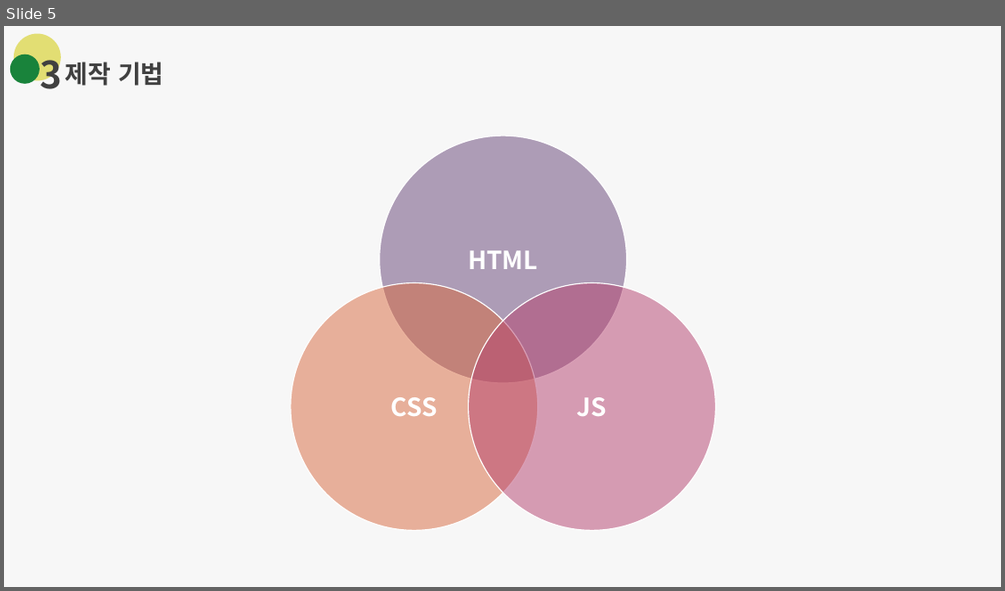
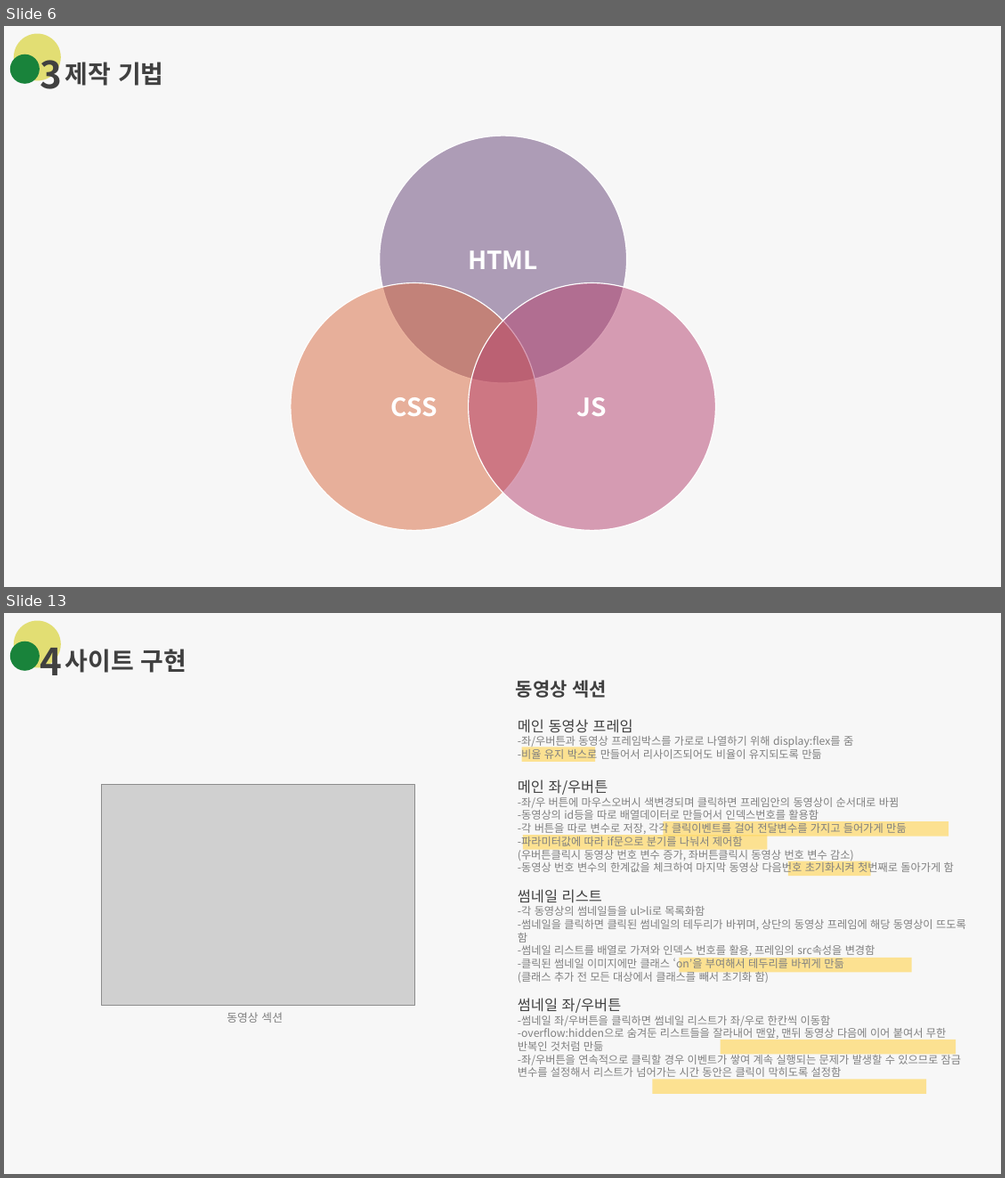
Before and after one commit to Ba-latte/FED-PJ-WBS-youj, a slide deck: 01.웹프로젝트/04.가이드문서/서울미식주간_가이드문서.pptx. Shown one above the other, each under a label of ours: slide 5 before the commit, slides 6 and 13 after it; the slides between them are not shown. The pictures are 1005x591 and 1005x1178 pixels, drawn with LibreOffice and Linux fonts; fonts in the diff are those of the drawing; grey boxes stand for pictures. Boxes give left, top, right and bottom in pixels: in the first picture for what was removed or moved away, otherwise in the second. Text is boxed around its words. In the diff, an @@ line names an element or a change of style, - is before the commit and + after.

```diff
--- a/01.웹프로젝트/04.가이드문서/서울미식주간_가이드문서.pptx
+++ b/01.웹프로젝트/04.가이드문서/서울미식주간_가이드문서.pptx
@@ slide 13 added at <box>4,613,1001,1174</box>, background #F7F7F7 @@
@@ ellipse added at <box>14,620,61,667</box>, fill #E2DE73 @@
@@ text added at <box>40,638,62,685</box>, 36 pt, text #404040, bold @@
+4
@@ ellipse added at <box>10,641,39,671</box>, fill #19833B @@
@@ text added at <box>65,649,187,673</box>, 24 pt, text #404040, bold @@
+사이트 구현
@@ text added at <box>516,680,607,698</box>, 18 pt, text #404040, bold @@
+동영상 섹션
@@ text added at <box>518,719,966,1080</box>, 10.5 pt, text #808080 @@
+메인 동영상 프레임
+-좌/우버튼과 동영상 프레임박스를 가로로 나열하기 위해 display:flex를 줌
+-비율 유지 박스로 만들어서 리사이즈되어도 비율이 유지되도록 만듦
+메인 좌/우버튼
+-좌/우 버튼에 마우스오버시 색변경되며 클릭하면 프레임안의 동영상이 순서대로 바뀜
+-동영상의 id등을 따로 배열데이터로 만들어서 인덱스번호를 활용함
+-각 버튼을 따로 변수로 저장, 각각 클릭이벤트를 걸어 전달변수를 가지고 들어가게 만듦
+-파라미터값에 따라 if문으로 분기를 나눠서 제어함
+(우버튼클릭시 동영상 번호 변수 증가, 좌버튼클릭시 동영상 번호 변수 감소)
+-동영상 번호 변수의 한계값을 체크하여 마지막 동영상 다음번호 초기화시켜 첫번째로 돌아가게 함
+썸네일 리스트
+-각 동영상의 썸네일들을 ul>li로 목록화함
+-썸네일을 클릭하면 클릭된 썸네일의 테두리가 바뀌며, 상단의 동영상 프레임에 해당 동영상이 뜨도록 함
+-썸네일 리스트를 배열로 가져와 인덱스 번호를 활용, 프레임의 src속성을 변경함
+-클릭된 썸네일 이미지에만 클래스 ‘on’을 부여해서 테두리를 바뀌게 만듦
+(클래스 추가 전 모든 대상에서 클래스를 빼서 초기화 함)
+썸네일 좌/우버튼
+-썸네일 좌/우버튼을 클릭하면 썸네일 리스트가 좌/우로 한칸씩 이동함
+-overflow:hidden으로 숨겨둔 리스트들을 잘라내어 맨앞, 맨뒤 동영상 다음에 이어 붙여서 무한 반복인 것처럼 만듦
+-좌/우버튼을 연속적으로 클릭할 경우 이벤트가 쌓여 계속 실행되는 문제가 발생할 수 있으므로 잠금 변수를 설정해서 리스트가 넘어가는 시간 동안은 클릭이 막히도록 설정함
@@ rectangle added at <box>521,747,595,762</box>, fill #FFD966 at 70% opacity @@
@@ picture added at <box>101,784,414,1005</box> @@
@@ rectangle added at <box>663,821,948,836</box>, fill #FFD966 at 70% opacity @@
@@ rectangle added at <box>523,835,768,850</box>, fill #FFD966 at 70% opacity @@
@@ rectangle added at <box>788,861,871,876</box>, fill #FFD966 at 70% opacity @@
@@ rectangle added at <box>680,957,912,973</box>, fill #FFD966 at 70% opacity @@
@@ text added at <box>226,1012,283,1022</box>, 11 pt, text #808080 @@
+동영상 섹션
@@ rectangle added at <box>720,1039,956,1054</box>, fill #FFD966 at 70% opacity @@
@@ rectangle added at <box>652,1078,926,1094</box>, fill #FFD966 at 70% opacity @@
@@ what was slide 5 is now slide 6 @@
```
Also in this commit, not shown: 5 slides changed, 7 other slides added, 12 other files.
